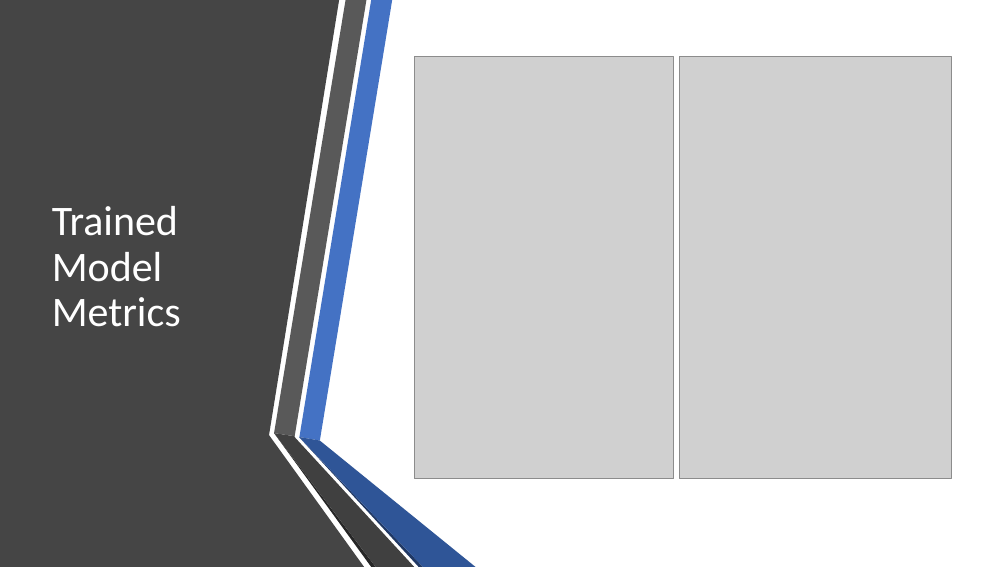
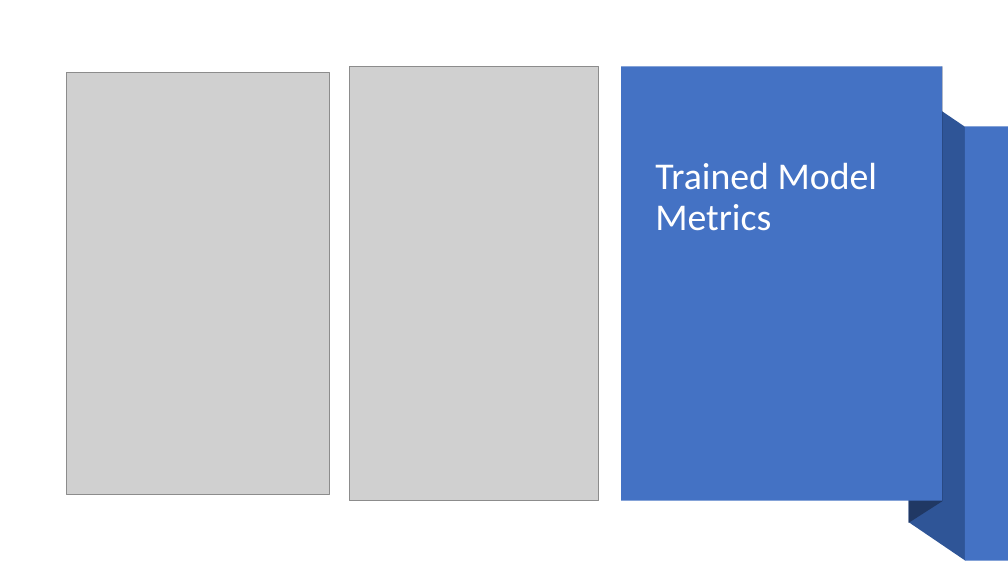
Before and after one commit to SaffronShades/bike-sharing-linear-regresion, a slide deck: slide 6 of Boom Bike Analysis Highlights - Balakumar Seethapathy.pptx. Drawn at 1008x567 pixels with LibreOffice and Linux fonts; fonts in the diff are those of the drawing; grey boxes stand for pictures. Boxes give left, top, right and bottom in pixels: in the first picture for what was removed or moved away, otherwise in the second. Text is boxed around its words. In the diff, an @@ line names an element or a change of style, - is before the commit and + after.

```diff
--- a/Boom Bike Analysis Highlights - Balakumar Seethapathy.pptx
+++ b/Boom Bike Analysis Highlights - Balakumar Seethapathy.pptx
@@ freeform shape removed at box(0, 0, 364, 567) @@
@@ picture removed at box(679, 57, 951, 479) @@
@@ picture added at box(67, 73, 330, 495) @@
@@ picture: place and size @@
-picture at box(414, 57, 674, 479)
+picture at box(349, 67, 599, 501)
@@ rectangle added at box(622, 67, 942, 501), fill #4472C4 @@
@@ freeform shape added at box(909, 88, 966, 561), fill #2F5597 @@
@@ freeform shape added at box(909, 67, 943, 523), fill #203864 @@
@@ title "Trained Model Metrics": place and size @@
-title "Trained Model Metrics" at box(52, 206, 181, 327)
+title "Trained Model Metrics" at box(655, 162, 877, 231)
@@ title "Trained Model Metrics" at box(655, 162, 877, 231): size 40 to 36 pt; vertical alignment middle to bottom @@
@@ rectangle added at box(965, 126, 1008, 560), fill #4472C4 @@
@@ group removed at box(274, 0, 476, 567): 6 freeform shapes @@
```
Also in this commit, not shown: 4 other slides changed, 2 other files.
